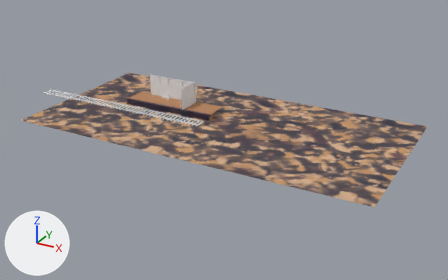
The glTF model blender-files/kings_cross.glb, before and after one commit.
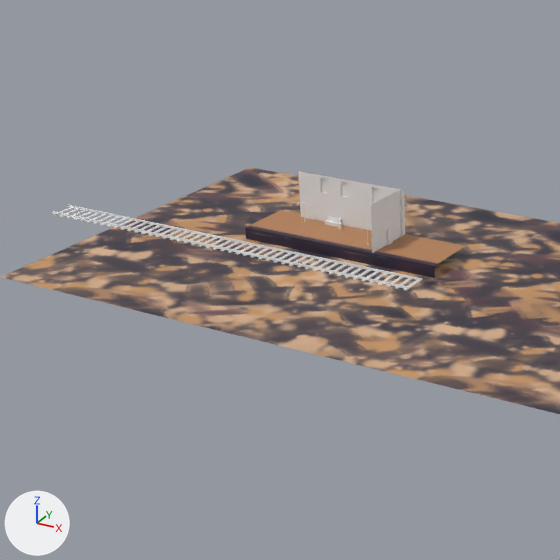
Each version appears first whole from a camera (50 mm lens) standing at (130.3, -177.0, 80.3) and looking at (33.4, -0.8, -7.8), and next in a close-up on the part from 5% to 59% of the width and 0% to 87% of the height. Every picture has the same lights, and +X, +Y and +Z are marked at lower left. The older version's two pictures come first. Where no turn or scale is listed for an object, it has been applied to the vertices.

In view in the first close-up: 'Plane', 'Plane.001', 'platform', 'platform.001', 'track', 'track.001' and 28 more.
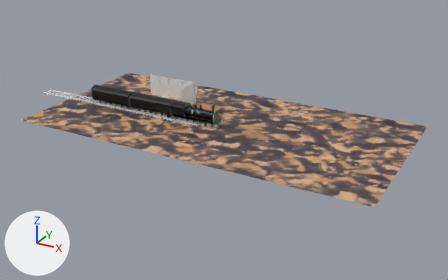
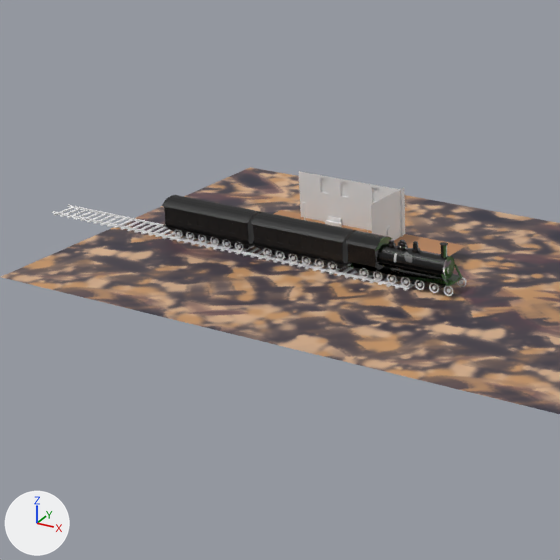
Location of each change, [x1, y1, x2, y2] in pixels of the close-ups (560 x 560 px):
'Engine-col.001', added: after [346, 231, 463, 289]
'Carriage-body-col.002', added: after [250, 212, 357, 269]
'Carriage-body-col.001', added: after [162, 195, 261, 249]
'Circle.001', added: after [359, 268, 466, 296]
'Wheel.002', added: after [263, 248, 337, 271]
'Wheel.001', added: after [174, 229, 243, 251]
'platform.001', unchanged, covered by the edit: before [337, 230, 465, 278]; after [363, 230, 465, 256]
'platform', unchanged, covered by the edit: before [245, 210, 365, 258]; after [274, 210, 365, 232]

What changed in the scene script:
```text
Add img_carriage:
    img_carriage = load_image('carriage', '_unpacked/carriage', 1024, 1024, 'sRGB')
Add img_train:
    img_train = load_image('train', '_unpacked/train', 1024, 1024, 'sRGB')
Add mat_material_002:
    mat_material_002 = principled_material('Material.002')
    mat_material_002.texture = img_carriage
Add mat_train_001:
    mat_train_001 = principled_material('train.001')
    mat_train_001.texture = img_train
    mat_train_001.roughness = 0.247
Add me_circle_003:
    me_circle_003.from_pydata(...)  # 1920 vertices, 2664 faces; spans x -1.34..12.68, y -2.06..2.06, z 0.39..2.01
Add me_cylinder_004:
    me_cylinder_004.from_pydata(...)  # 452 vertices, 892 faces; spans x -0.6..18.4, y -2.5..2.5, z 0.8..6.8
    me_cylinder_004.materials.append(mat_material_002)  # picture img_carriage
Add me_circle_005:
    me_circle_005.from_pydata(...)  # 2240 vertices, 3108 faces; spans x -15.2..1.3, y -2.1..2.1, z 0.4..2.0
Add me_cylinder_003:
    me_cylinder_003.from_pydata(...)  # 656 vertices, 1280 faces; spans x -17.2..0.6, y -2.5..2.5, z 0.8..7.7
    me_cylinder_003.materials.append(mat_train_001)  # picture img_train
Add ob_wheel_002:
    ob_wheel_002 = bpy.data.objects.new('Wheel.002', me_circle_003)
    ob_wheel_002.location = (0.3, -4.0, -2.0)
Add ob_carriage_body_col_002:
    ob_carriage_body_col_002 = bpy.data.objects.new('Carriage-body-col.002', me_cylinder_004)
    ob_carriage_body_col_002.parent = ob_carriage_003
    ob_carriage_body_col_002.location = (0.0, 0.0, 0.0)
Add ob_carriage_003:
    ob_carriage_003 = bpy.data.objects.new('Carriage.003', None)
    ob_carriage_003.location = (-2.667, -4.0, -2.0)
Add ob_wheel_001:
    ob_wheel_001 = bpy.data.objects.new('Wheel.001', me_circle_003.copy())
    ob_wheel_001.location = (-17.7, -4.0, -2.0)
Add ob_carriage_body_col_001:
    ob_carriage_body_col_001 = bpy.data.objects.new('Carriage-body-col.001', me_cylinder_004)
    ob_carriage_body_col_001.parent = ob_carriage_002
    ob_carriage_body_col_001.location = (0.0, 0.0, 0.0)
Add ob_carriage_002:
    ob_carriage_002 = bpy.data.objects.new('Carriage.002', None)
    ob_carriage_002.location = (-20.67, -4.0, -2.0)
Add ob_circle_001:
    ob_circle_001 = bpy.data.objects.new('Circle.001', me_circle_005)
    ob_circle_001.location = (32.3, -4.0, -2.0)
Add ob_engine_col_001:
    ob_engine_col_001 = bpy.data.objects.new('Engine-col.001', me_cylinder_003)
    ob_engine_col_001.location = (32.3, -4.0, -2.0)
```
